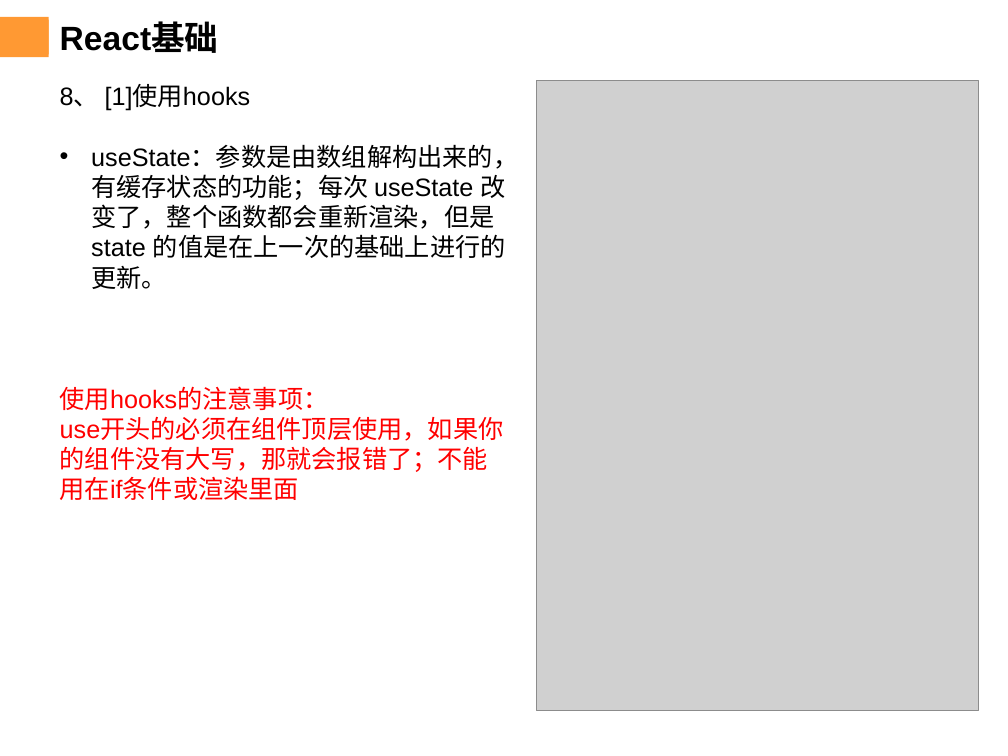
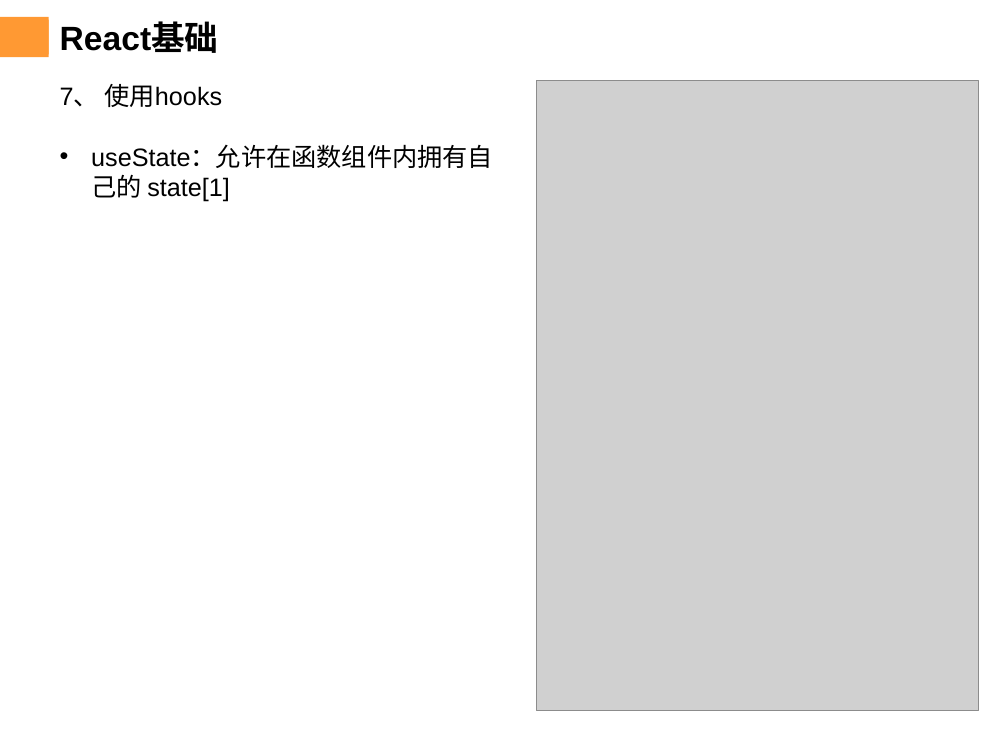
Before and after one commit to chenqiuli/JY_Peixun_1, a slide deck: slide 14 of PPT内容.pptx (slide 15 before the commit). Drawn at 1008x756 pixels with LibreOffice and Linux fonts; fonts in the diff are those of the drawing; grey boxes stand for pictures; background and template pictures are left out. Boxes give left, top, right and bottom in pixels: in the first picture for what was removed or moved away, otherwise in the second. Text is boxed around its words. In the diff, an @@ line names an element or a change of style, - is before the commit and + after.

```diff
--- a/PPT内容.pptx
+++ b/PPT内容.pptx
@@ text at (60,84,493,202): text changed @@
-8、 [1]使用hooks
-• useState：参数是由数组解构出来的，有缓存状态的功能；每次 useState 改变了，整个函数都会重新渲染，但是 state 的值是在上一次的基础上进行的更新。
-使用hooks的注意事项：
-use开头的必须在组件顶层使用，如果你的组件没有大写，那就会报错了；不能用在if条件或渲染里面
+7、 使用hooks
+• useState：允许在函数组件内拥有自己的 state[1]
```
Also in this commit, not shown: 17 other slides changed, 1 slide added, 8 slides removed, 12 other files.
